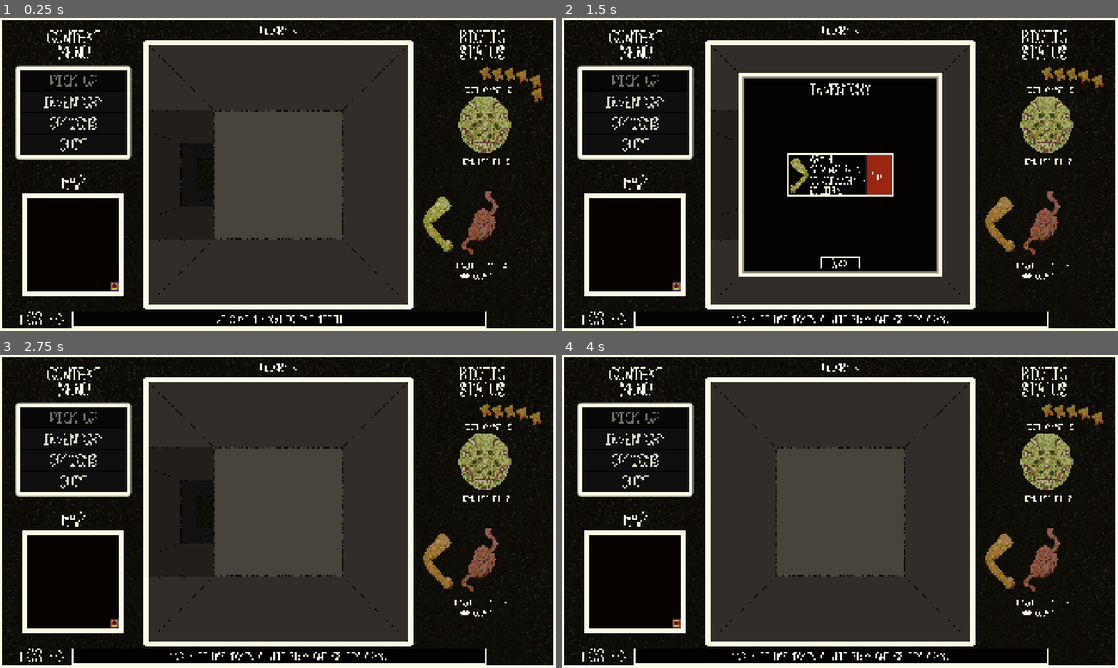
Above: before the commit, frames 1-4 (two rows, left to right).
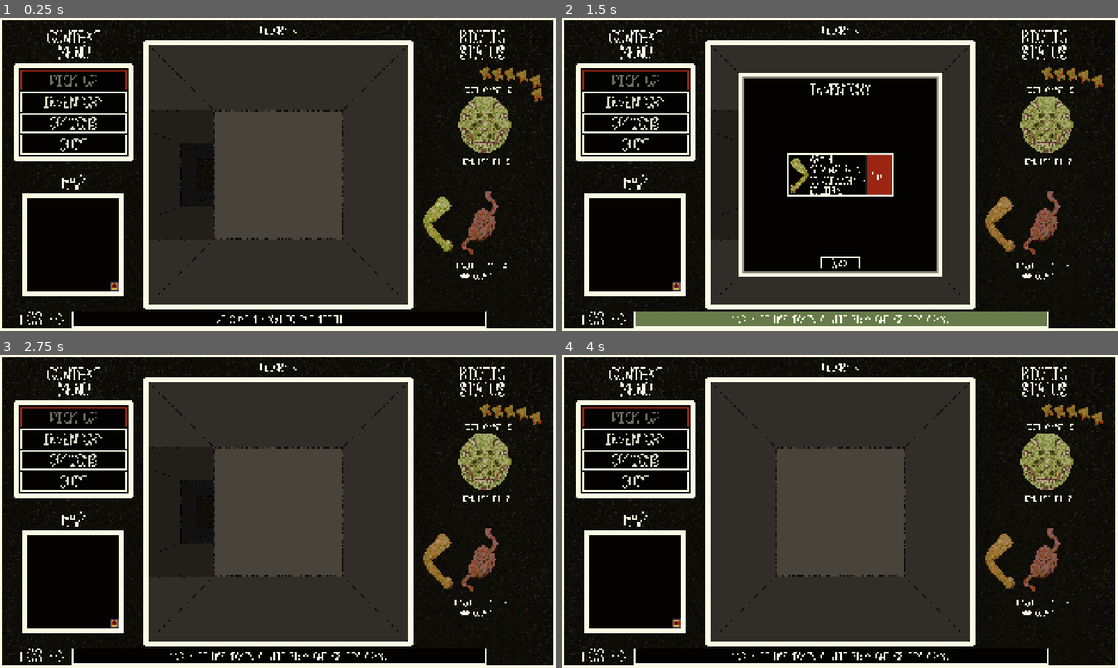
Above: after the commit, the same moments.

Repository: sym-z/arm-to-the-teeth
Game: Godot game, scene res://scenes/testing_level/testing_level.tscn
Same seed, same stepped clock (60 frames per second), same inputs: the game is played once before the commit and once after it. The project has no main scene, so this scene is started directly.
Inputs (mouse positions are in pixels of both pictures, inside the frame that each line leads up to):
- Up to frame 1 (0.25 s): no input
- Up to frame 2 (1.5 s): click "INVENTORY" at 0.5 s; click "EAT" at 1.25 s
- Up to frame 3 (2.75 s): click "BACK" at 2 s
- Up to frame 4 (4 s): click "OPTIONS" at 2.75 s; tap Enter at 3.5 s; move the mouse to (962, 495) at 3.52 s; hold D (turn_right) from 3.53 s (still down); hold Space (pick_up) from 3.53 s (still down); click (962, 495) at 3.67 s

The runs differ from the first frame. In frame 1, 1.8% of the frame differs, in the area x 2-24%, y 14-46%; in frame 2, 5.0%, in the area x 2-88%, y 14-99%; in frame 3, 1.8%; in frame 4, 1.8%.
Error in both runs: Invalid access to property or key 'ignore_combat' on a base object of type 'Node (globals.gd)'. (res://prefabs/player/player.gd:9)

Commit message:
Better pickup and log line styleboxes

Diff:
--- a/src/prefabs/ui/combat_viewport/combat_viewport.gd
+++ b/src/prefabs/ui/combat_viewport/combat_viewport.gd
@@ -388,6 +388,7 @@
 ## Player decides what body part receives damage
 func player_damage_selection():
 	# Reveal body part selection screen
+	#TODO LOG MESSAGE ABOUT DAMAGE AMOUNT
 	if Globals.verbose_console == true:
 		print("PLAYER DAMAGE SELECTION TIME")
 	change_player_damage_selection_vis(true)
--- a/src/prefabs/ui/ui.gd
+++ b/src/prefabs/ui/ui.gd
@@ -9,7 +9,6 @@
 @export var inventory_button : Button
 @export var options_button : Button
 @export var quit_button : Button
-
 
 @export_category("Temporary Labels")
 @export var tooth_label : Label
@@ -132,7 +131,10 @@
 		Cell.TYPE.ENEMY:
 			pickup_button.disabled = true
 			item_to_pick = Cell.TYPE.ENEMY
-
+	if pickup_button.disabled == false:
+		pickup_button.start_blink()
+	elif pickup_button.curr_state == pickup_button.STATE.BLINK:
+		pickup_button.end_blink()
 # When the player picks up what is at their feet, set the UI to the correct state.
 func _on_player_item_picked_up():
 	pickup_button.disabled = true
--- a/src/prefabs/ui/ui.tscn
+++ b/src/prefabs/ui/ui.tscn
@@ -14,6 +14,7 @@
 [ext_resource type="Theme" uid="uid://b0rwfmnijyt3u" path="res://themes/log/log_full_margin_container.tres" id="10_d8cmc"]
 [ext_resource type="Texture2D" uid="uid://c6hnsbl00mc2" path="res://assets/visual/prototype_items/v2/arm_prototype_0_beta_anim.png" id="11_0a60q"]
 [ext_resource type="PackedScene" uid="uid://dp85jko1wcurv" path="res://prefabs/ui/log_full_window/full_window_log_label.tscn" id="11_b6rlx"]
+[ext_resource type="Script" uid="uid://dpjvndb6ybp66" path="res://themes/reactive_stylebox/reactive_pickup.gd" id="11_b7xdf"]
 [ext_resource type="Texture2D" uid="uid://b64hwvql0s6m1" path="res://assets/visual/ui/tooth_stat_anim_prototype.png" id="12_44hv2"]
 [ext_resource type="Theme" uid="uid://dinequvservm1" path="res://themes/log/full_window_back_button.tres" id="12_b6rlx"]
 [ext_resource type="Theme" uid="uid://b4oi387uf7g0b" path="res://themes/log/full_window_panel_background.tres" id="12_hvfel"]
@@ -23,6 +24,7 @@
 [ext_resource type="PackedScene" uid="uid://c2f1a8763qesj" path="res://prefabs/ui/mini_map/mini_map.tscn" id="15_gtvwi"]
 [ext_resource type="PackedScene" uid="uid://bg56n8dk3bo32" path="res://prefabs/ui/combat_viewport/combat_viewport.tscn" id="18_hvfel"]
 [ext_resource type="FontFile" uid="uid://btusrtqjgu407" path="res://assets/visual/ui/ui_font_1.png" id="18_w51vb"]
+[ext_resource type="Script" uid="uid://ctaigrvqpe5na" path="res://themes/reactive_stylebox/reactive_pc.gd" id="19_xqkvd"]
 
 [sub_resource type="StyleBoxFlat" id="StyleBoxFlat_b7xdf"]
 bg_color = Color(0.0196078, 0.00784314, 0, 1)
@@ -548,6 +550,7 @@
 focus_mode = 0
 theme = ExtResource("5_cllw1")
 text = "PICK UP"
+script = ExtResource("11_b7xdf")
 
 [node name="Inventory" type="Button" parent="Context Menu/Context Menu Container/Button Container"]
 layout_mode = 2
@@ -738,6 +741,7 @@
 offset_bottom = 1067.0
 mouse_filter = 1
 theme_override_styles/panel = SubResource("StyleBoxFlat_xqkvd")
+script = ExtResource("19_xqkvd")
 
 [node name="Log Line Label" type="RichTextLabel" parent="Log/Log Line Window"]
 layout_mode = 2
--- a/src/themes/context_menu/margin_container/Panel/context_menu_panel_stylebox.tres
+++ b/src/themes/context_menu/margin_container/Panel/context_menu_panel_stylebox.tres
@@ -11,7 +11,7 @@
 corner_radius_top_right = 8
 corner_radius_bottom_right = 8
 corner_radius_bottom_left = 8
-expand_margin_left = 16.0
-expand_margin_top = 16.0
-expand_margin_right = 16.0
-expand_margin_bottom = 16.0
+expand_margin_left = 24.0
+expand_margin_top = 24.0
+expand_margin_right = 24.0
+expand_margin_bottom = 24.0
--- a/src/themes/context_menu/margin_container/button/context_menu_disablable_button_theme.tres
+++ b/src/themes/context_menu/margin_container/button/context_menu_disablable_button_theme.tres
@@ -1,7 +1,54 @@
-[gd_resource type="Theme" load_steps=2 format=3 uid="uid://bn3i6d6cugm34"]
+[gd_resource type="Theme" load_steps=7 format=3 uid="uid://bn3i6d6cugm34"]
 
 [ext_resource type="FontFile" uid="uid://btusrtqjgu407" path="res://assets/visual/ui/ui_font_1.png" id="1_sounf"]
+[ext_resource type="StyleBox" uid="uid://bthjtmexhmg61" path="res://themes/reactive_stylebox/styleboxes/disabled_box.tres" id="2_74csl"]
+[ext_resource type="StyleBox" uid="uid://b53bkad2aybog" path="res://themes/reactive_stylebox/styleboxes/hover_box.tres" id="2_mnpda"]
+[ext_resource type="StyleBox" uid="uid://bmhjew6b2j2f1" path="res://themes/reactive_stylebox/styleboxes/default_box.tres" id="3_74csl"]
+[ext_resource type="StyleBox" uid="uid://k6nota2k7epg" path="res://themes/reactive_stylebox/styleboxes/blink_box.tres" id="4_5ltyu"]
+
+[sub_resource type="StyleBoxFlat" id="StyleBoxFlat_ryamm"]
+content_margin_left = 4.0
+content_margin_top = 4.0
+content_margin_right = 4.0
+content_margin_bottom = 4.0
+bg_color = Color(1, 1, 1, 0.75)
+draw_center = false
+border_width_left = 2
+border_width_top = 2
+border_width_right = 2
+border_width_bottom = 2
+corner_radius_top_left = 3
+corner_radius_top_right = 3
+corner_radius_bottom_right = 3
+corner_radius_bottom_left = 3
+corner_detail = 5
+expand_margin_left = 2.0
+expand_margin_top = 2.0
+expand_margin_right = 2.0
+expand_margin_bottom = 2.0
 
 [resource]
+Button/colors/font_color = Color(0.875, 0.875, 0.875, 1)
+Button/colors/font_disabled_color = Color(0.875, 0.875, 0.875, 0.5)
+Button/colors/font_focus_color = Color(0.95, 0.95, 0.95, 1)
+Button/colors/font_hover_color = Color(0.95, 0.95, 0.95, 1)
+Button/colors/font_hover_pressed_color = Color(1, 1, 1, 1)
+Button/colors/font_outline_color = Color(0, 0, 0, 1)
+Button/colors/font_pressed_color = Color(1, 1, 1, 1)
+Button/colors/icon_disabled_color = Color(1, 1, 1, 0.4)
+Button/colors/icon_focus_color = Color(1, 1, 1, 1)
+Button/colors/icon_hover_color = Color(1, 1, 1, 1)
+Button/colors/icon_hover_pressed_color = Color(1, 1, 1, 1)
+Button/colors/icon_normal_color = Color(1, 1, 1, 1)
+Button/colors/icon_pressed_color = Color(1, 1, 1, 1)
+Button/constants/align_to_largest_stylebox = 0
+Button/constants/h_separation = 4
+Button/constants/icon_max_width = 0
+Button/constants/outline_size = 0
 Button/font_sizes/font_size = 47
 Button/fonts/font = ExtResource("1_sounf")
+Button/styles/disabled = ExtResource("2_74csl")
+Button/styles/focus = SubResource("StyleBoxFlat_ryamm")
+Button/styles/hover = ExtResource("2_mnpda")
+Button/styles/normal = ExtResource("3_74csl")
+Button/styles/pressed = ExtResource("4_5ltyu")
--- /dev/null
+++ b/src/themes/reactive_stylebox/reactive_pc.gd
@@ -0,0 +1,49 @@
+extends PanelContainer
+
+var default_box : StyleBoxFlat = preload("uid://bmhjew6b2j2f1")
+var blink_box : StyleBoxFlat = preload("uid://k6nota2k7epg")
+var hover_box : StyleBoxFlat = preload("uid://b53bkad2aybog")
+
+
+enum STATE {BLINK, HOVER, DEFAULT}
+
+var curr_state : STATE = STATE.DEFAULT
+
+var blink_timer : Timer
+var blink_duration : float = 1.0
+
+func _ready():
+	connect("mouse_entered", start_hover)
+	connect("mouse_exited", end_hover)
+	Log.connect("new_log", start_blink)
+	initialize_blink_timer()
+
+func initialize_blink_timer():
+	blink_timer = Timer.new()
+	blink_timer.one_shot = true
+	blink_timer.wait_time = blink_duration
+	blink_timer.autostart = false
+	blink_timer.connect("timeout", end_blink)
+	add_child(blink_timer)
+
+func start_hover():
+	add_theme_stylebox_override("panel", hover_box)
+	curr_state = STATE.HOVER
+
+func end_hover():
+	curr_state = STATE.DEFAULT
+	add_theme_stylebox_override("panel", default_box)
+
+func _gui_input(event):
+	if event is InputEventMouseMotion:
+		start_hover()
+
+func start_blink():
+	add_theme_stylebox_override("panel", blink_box)
+	curr_state = STATE.BLINK
+	blink_timer.start()
+
+func end_blink():
+	if curr_state == STATE.BLINK:
+		curr_state = STATE.DEFAULT
+		add_theme_stylebox_override("panel", default_box)
--- /dev/null
+++ b/src/themes/reactive_stylebox/reactive_pickup.gd
@@ -0,0 +1,17 @@
+extends Button
+var default_box : StyleBoxFlat = preload("uid://bmhjew6b2j2f1")
+var blink_box : StyleBoxFlat = preload("uid://k6nota2k7epg")
+
+
+enum STATE {BLINK, DEFAULT}
+
+var curr_state : STATE = STATE.DEFAULT
+
+
+func start_blink():
+	curr_state = STATE.BLINK
+	add_theme_stylebox_override("normal", blink_box)
+
+func end_blink():
+	curr_state = STATE.DEFAULT
+	add_theme_stylebox_override("normal", default_box)
--- /dev/null
+++ b/src/themes/reactive_stylebox/styleboxes/blink_box.tres
@@ -0,0 +1,9 @@
+[gd_resource type="StyleBoxFlat" format=3 uid="uid://k6nota2k7epg"]
+
+[resource]
+bg_color = Color(0.403922, 0.482353, 0.290196, 1)
+border_width_left = 4
+border_width_top = 4
+border_width_right = 4
+border_width_bottom = 4
+border_color = Color(0.984314, 0.980392, 0.898039, 1)
--- /dev/null
+++ b/src/themes/reactive_stylebox/styleboxes/default_box.tres
@@ -0,0 +1,9 @@
+[gd_resource type="StyleBoxFlat" format=3 uid="uid://bmhjew6b2j2f1"]
+
+[resource]
+bg_color = Color(0.0156863, 0.00784314, 0, 1)
+border_width_left = 4
+border_width_top = 4
+border_width_right = 4
+border_width_bottom = 4
+border_color = Color(0.984314, 0.980392, 0.898039, 1)
--- /dev/null
+++ b/src/themes/reactive_stylebox/styleboxes/disabled_box.tres
@@ -0,0 +1,9 @@
+[gd_resource type="StyleBoxFlat" format=3 uid="uid://bthjtmexhmg61"]
+
+[resource]
+bg_color = Color(0.0156863, 0.00784314, 0, 1)
+border_width_left = 4
+border_width_top = 4
+border_width_right = 4
+border_width_bottom = 4
+border_color = Color(0.603922, 0.145098, 0.0745098, 1)
--- /dev/null
+++ b/src/themes/reactive_stylebox/styleboxes/hover_box.tres
@@ -0,0 +1,9 @@
+[gd_resource type="StyleBoxFlat" format=3 uid="uid://b53bkad2aybog"]
+
+[resource]
+bg_color = Color(0.603922, 0.145098, 0.0745098, 1)
+border_width_left = 4
+border_width_top = 4
+border_width_right = 4
+border_width_bottom = 4
+border_color = Color(0.984314, 0.980392, 0.898039, 1)
Not shown: 1 places in src/prefabs/ui/ui.tscn that only renumber resources
Not shown, added: src/themes/reactive_stylebox/reactive_pc.gd.uid
Not shown, added: src/themes/reactive_stylebox/reactive_pickup.gd.uid
Not shown, changed: docs/DEVLOG.md
